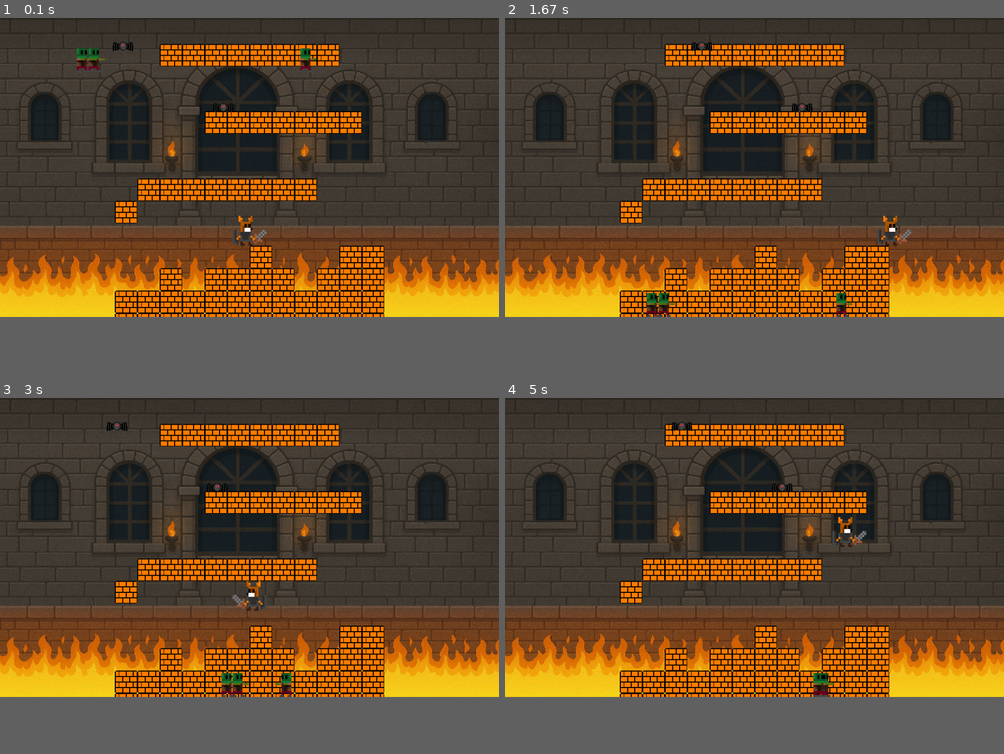
Above: before the commit, frames 1-4 (two rows, left to right).
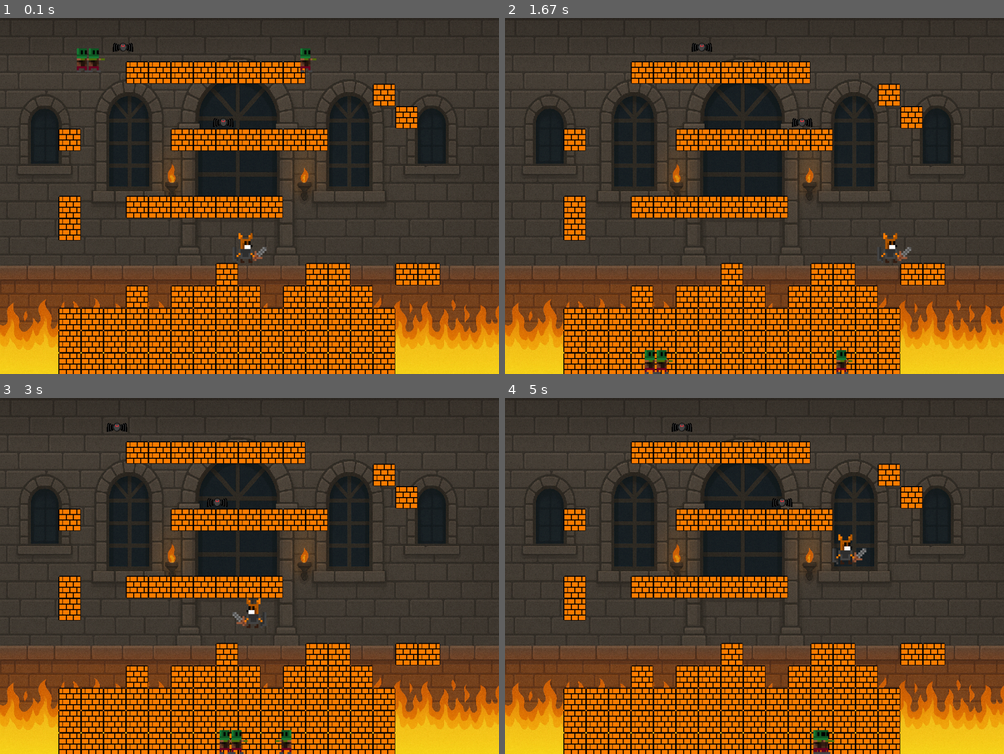
Above: after the commit, the same moments.

Repository: Victor-LP/pygame
Game: pygame game, started from CastleInsper.py
The game is run twice, just before and just after one commit, with the same random seed, the same clock (stepped at 60 frames per second) and the same inputs.
Inputs:
- Up to frame 1 (0.1 s): no input
- Up to frame 2 (1.67 s): hold D 0.33-0.8 s; hold W 0.83-1.13 s; hold D 1.17-1.63 s
- Up to frame 3 (3 s): hold A 1.67-2.2 s; hold A 2.23-2.63 s; hold W from 2.67 s (still down)
- Up to frame 4 (5 s): release W at 3.03 s; hold D 3.07-3.7 s; hold A 3.73-4.2 s; hold D 4.23-4.7 s; hold W from 4.73 s (still down)
In our replay, the window is 900x540 before the commit and 900x643 after it. These sizes can differ from the game's own. Grey fills any space a smaller window leaves; there, only what the larger window draws over its background counts as a difference.

The runs differ from the first frame. In frame 1, 49% of the frame differs, in the area x 0-100%, y 4-100%; in frame 2, 50%; in frame 3, 50%; in frame 4, 50%.

Commit message:
mapa_atualizado

Diff:
--- a/config.py
+++ b/config.py
@@ -5,7 +5,7 @@
 FNT_DIR = path.join(path.dirname(__file__), 'assets', 'fnt')
 #dados gerais
 WIDTH = 1000
-HEIGHT = 600
+HEIGHT = 715
 FPS = 60
 GRAVITY = 0.6
 #tamanhos dos sprites
--- a/sprites.py
+++ b/sprites.py
@@ -6,21 +6,22 @@
 JUMP_SIZE = -20
 
 MAP = [
-    [EMPTY, EMPTY, EMPTY, EMPTY, EMPTY, EMPTY, EMPTY, EMPTY, EMPTY, EMPTY, EMPTY, EMPTY],
-    [EMPTY, EMPTY, EMPTY, EMPTY, EMPTY, EMPTY, EMPTY, EMPTY, EMPTY, EMPTY, EMPTY, EMPTY],
-    [EMPTY, EMPTY, BLOCK, BLOCK, BLOCK, BLOCK, BLOCK, BLOCK, BLOCK, BLOCK, EMPTY, EMPTY],
-    [EMPTY, EMPTY, EMPTY, EMPTY, EMPTY, EMPTY, EMPTY, EMPTY, EMPTY, EMPTY, EMPTY, EMPTY],
-    [EMPTY, EMPTY, EMPTY, EMPTY, EMPTY, EMPTY, EMPTY, EMPTY, EMPTY, EMPTY, EMPTY, EMPTY],
-    [EMPTY, EMPTY, EMPTY, EMPTY, BLOCK, BLOCK, BLOCK, BLOCK, BLOCK, BLOCK, BLOCK, EMPTY],
-    [EMPTY, EMPTY, EMPTY, EMPTY, EMPTY, EMPTY, EMPTY, EMPTY, EMPTY, EMPTY, EMPTY, EMPTY],
-    [EMPTY, EMPTY, EMPTY, EMPTY, EMPTY, EMPTY, EMPTY, EMPTY, EMPTY, EMPTY, EMPTY, EMPTY],
-    [EMPTY, BLOCK, BLOCK, BLOCK, BLOCK, BLOCK, BLOCK, BLOCK, BLOCK, EMPTY, EMPTY, EMPTY],
-    [BLOCK, EMPTY, EMPTY, EMPTY, EMPTY, EMPTY, EMPTY, EMPTY, EMPTY, EMPTY, EMPTY, EMPTY],
-    [EMPTY, EMPTY, EMPTY, EMPTY, EMPTY, EMPTY, EMPTY, EMPTY, EMPTY, EMPTY, EMPTY, EMPTY],
-    [EMPTY, EMPTY, EMPTY, EMPTY, EMPTY, EMPTY, BLOCK, EMPTY, EMPTY, EMPTY, BLOCK, BLOCK],
-    [EMPTY, EMPTY, BLOCK, EMPTY, BLOCK, BLOCK, BLOCK, BLOCK, EMPTY, BLOCK, BLOCK, BLOCK],
-    [BLOCK, BLOCK, BLOCK, BLOCK, BLOCK, BLOCK, BLOCK, BLOCK, BLOCK, BLOCK, BLOCK, BLOCK],
-    [BLOCK, BLOCK, BLOCK, BLOCK, BLOCK, BLOCK, BLOCK, BLOCK, BLOCK, BLOCK, BLOCK, BLOCK],
+    [EMPTY, EMPTY, EMPTY, EMPTY, EMPTY, EMPTY, EMPTY, EMPTY, EMPTY, EMPTY, EMPTY, EMPTY, EMPTY, EMPTY, EMPTY, EMPTY, EMPTY],
+    [EMPTY, EMPTY, EMPTY, EMPTY, EMPTY, EMPTY, EMPTY, EMPTY, EMPTY, EMPTY, EMPTY, EMPTY, EMPTY, EMPTY, EMPTY, EMPTY, EMPTY],
+    [EMPTY, EMPTY, EMPTY, BLOCK, BLOCK, BLOCK, BLOCK, BLOCK, BLOCK, BLOCK, BLOCK, EMPTY, EMPTY, EMPTY, EMPTY, EMPTY, EMPTY],
+    [EMPTY, EMPTY, EMPTY, EMPTY, EMPTY, EMPTY, EMPTY, EMPTY, EMPTY, EMPTY, EMPTY, EMPTY, EMPTY, EMPTY, BLOCK, EMPTY, EMPTY],
+    [EMPTY, EMPTY, EMPTY, EMPTY, EMPTY, EMPTY, EMPTY, EMPTY, EMPTY, EMPTY, EMPTY, EMPTY, EMPTY, EMPTY, EMPTY, BLOCK, EMPTY],
+    [BLOCK, EMPTY, EMPTY, EMPTY, EMPTY, BLOCK, BLOCK, BLOCK, BLOCK, BLOCK, BLOCK, BLOCK, EMPTY, EMPTY, EMPTY, EMPTY, EMPTY],
+    [EMPTY, EMPTY, EMPTY, EMPTY, EMPTY, EMPTY, EMPTY, EMPTY, EMPTY, EMPTY, EMPTY, EMPTY, EMPTY, EMPTY, EMPTY, EMPTY, EMPTY],
+    [EMPTY, EMPTY, EMPTY, EMPTY, EMPTY, EMPTY, EMPTY, EMPTY, EMPTY, EMPTY, EMPTY, EMPTY, EMPTY, EMPTY, EMPTY, EMPTY, EMPTY],
+    [BLOCK, EMPTY, EMPTY, BLOCK, BLOCK, BLOCK, BLOCK, BLOCK, BLOCK, BLOCK, EMPTY, EMPTY, EMPTY, EMPTY, EMPTY, EMPTY, EMPTY],
+    [BLOCK, EMPTY, EMPTY, EMPTY, EMPTY, EMPTY, EMPTY, EMPTY, EMPTY, EMPTY, EMPTY, EMPTY, EMPTY, EMPTY, EMPTY, EMPTY, EMPTY],
+    [EMPTY, EMPTY, EMPTY, EMPTY, EMPTY, EMPTY, EMPTY, EMPTY, EMPTY, EMPTY, EMPTY, EMPTY, EMPTY, EMPTY, EMPTY, EMPTY, EMPTY],
+    [EMPTY, EMPTY, EMPTY, EMPTY, EMPTY, EMPTY, EMPTY, BLOCK, EMPTY, EMPTY, EMPTY, BLOCK, BLOCK, EMPTY, EMPTY, BLOCK, BLOCK],
+    [EMPTY, EMPTY, EMPTY, BLOCK, EMPTY, BLOCK, BLOCK, BLOCK, BLOCK, EMPTY, BLOCK, BLOCK, BLOCK, BLOCK, EMPTY, EMPTY, EMPTY],
+    [BLOCK, BLOCK, BLOCK, BLOCK, BLOCK, BLOCK, BLOCK, BLOCK, BLOCK, BLOCK, BLOCK, BLOCK, BLOCK, BLOCK, BLOCK, EMPTY, EMPTY],
+    [BLOCK, BLOCK, BLOCK, BLOCK, BLOCK, BLOCK, BLOCK, BLOCK, BLOCK, BLOCK, BLOCK, BLOCK, BLOCK, BLOCK, BLOCK, EMPTY, EMPTY],
+    [BLOCK, BLOCK, BLOCK, BLOCK, BLOCK, BLOCK, BLOCK, BLOCK, BLOCK, BLOCK, BLOCK, BLOCK, BLOCK, BLOCK, BLOCK, EMPTY, EMPTY],
 ]
 
 STILL = 0
